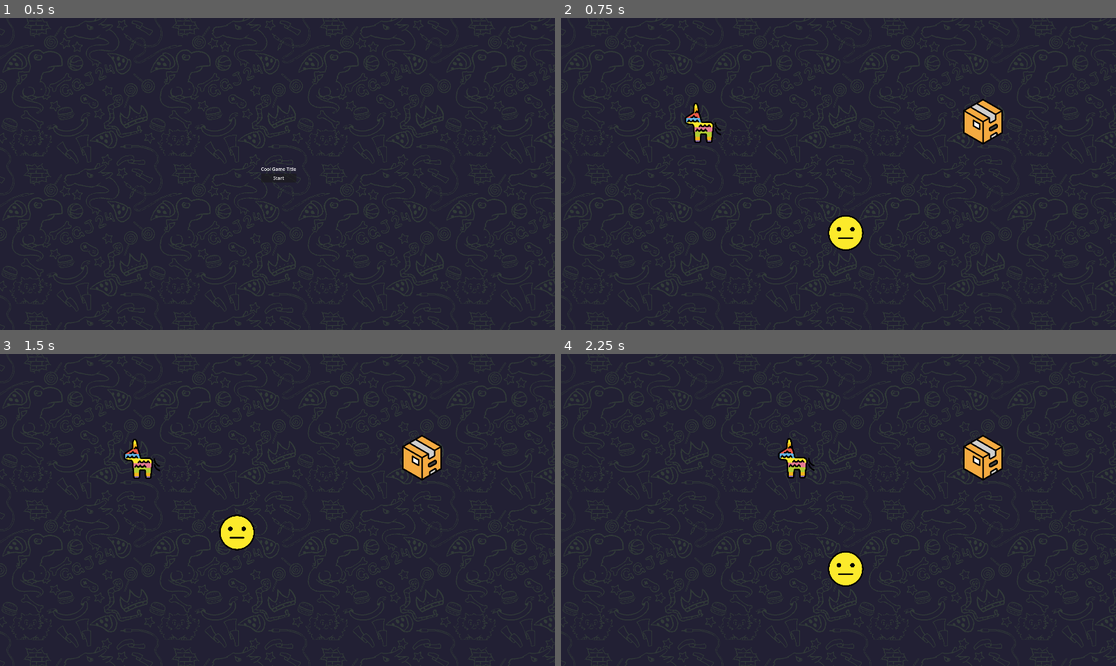
Above: before the commit, frames 1-4 (two rows, left to right).
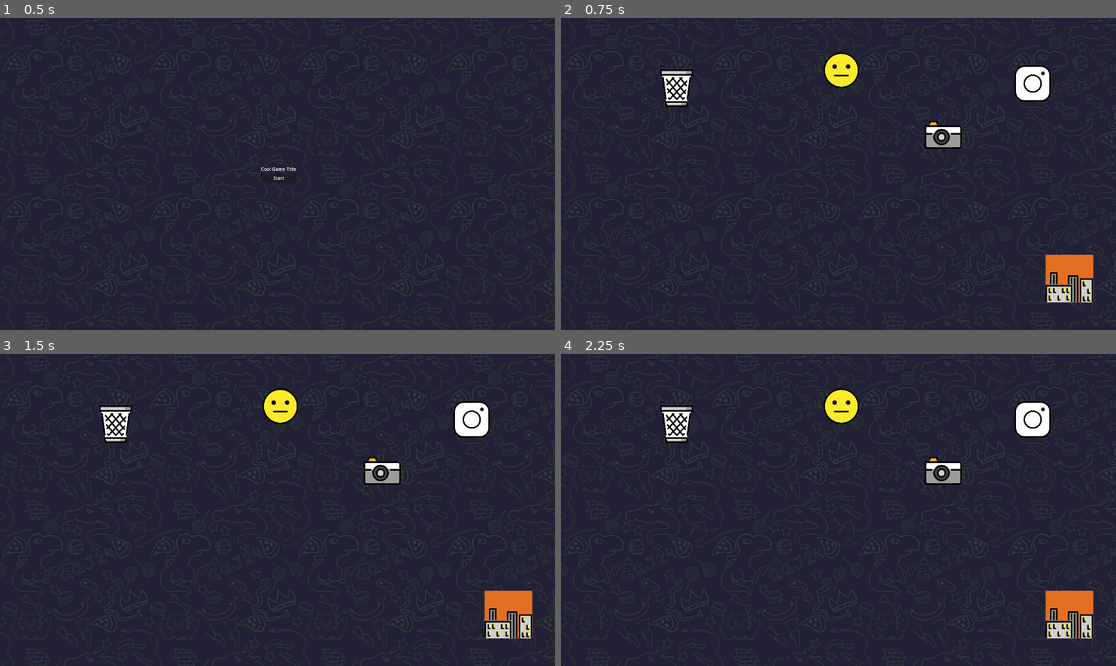
Above: after the commit, the same moments.

Repository: kothead/ggj24
Game: Godot game, scene res://Screens/TitleScreen.tscn
The game is run twice, just before and just after one commit, with the same random seed, the same clock (stepped at 60 frames per second) and the same inputs.
Inputs (mouse positions are in pixels of both pictures, inside the frame that each line leads up to):
- Up to frame 1 (0.5 s): no input
- Up to frame 2 (0.75 s): click "Start" at 0.5 s
- Up to frame 3 (1.5 s): tap Enter (Enter) at 1.25 s; drag from (283, 569) to (144, 460) at 1.27 s
- Up to frame 4 (2.25 s): tap R (Restart) at 2 s; drag from (705, 460) to (982, 456) at 2.02 s

Frame 1 is identical in both runs. In frame 2, 5.4% of the frame differs, in the area x 17-96%, y 10-92%; in frame 3, 5.4%; in frame 4, 5.4%.

Commit message:
Boar level

Diff:
--- a/Levels/ParentLevel.gd
+++ b/Levels/ParentLevel.gd
@@ -4,6 +4,8 @@
 signal level_completed
 
 var base_smile_packed = preload("res://Objects/BaseSmile.tscn")
+
+var animated_body
 
 var shakingBody
 var droppables: Array = []
@@ -116,3 +118,83 @@
 		tween.set_parallel(true)
 		tween.tween_property(new_smile, "scale", Vector2(0.3, 0.3), 0.1)
 		tween.tween_property(new_smile, "position", new_smile.position + Vector2(0, 200), 0.2).set_ease(Tween.EASE_OUT)
+
+
+func spawn_boar(bodies,
+				name1: String, del1: bool,
+				name2: String, del2: bool,
+				packed_smile):
+
+	var count = 0
+	var to_delete = []
+	var start_position
+	for body in bodies:
+		if body.tag == name1:
+			if del1:
+				to_delete.append(body)
+			count += 1
+			start_position = body.position
+		if body.tag == name2:
+			if del2:
+				to_delete.append(body)
+			count += 1
+
+	if count == 2:
+		for body in to_delete:
+			body.queue_free()
+
+		var new_smile = packed_smile.instantiate()
+		add_child(new_smile)
+		connect_signals(new_smile)
+
+		new_smile.set_position(start_position)
+		var new_position = start_position - Vector2(1920, 0)
+		var tween = create_tween()
+		tween.tween_property(new_smile, "scale", Vector2(0.35, 0.35), 0.1)
+		tween.tween_property(new_smile, "scale", Vector2(0.3, 0.3), 0.1)
+		tween.tween_property(new_smile, "position", new_position, 5).connect("finished", on_tween_finished)
+		animated_body = new_smile
+		return true
+
+	return false
+
+func on_tween_finished():
+	if animated_body:
+		animated_body.queue_free()
+		animated_body = null
+
+
+func spawn_item(bodies,
+				name1: String, del1: bool,
+				name2: String, del2: bool,
+				packed_smile):
+
+	var count = 0
+	var to_delete = []
+	var start_position
+	for body in bodies:
+		if body.tag == name1:
+			if del1:
+				to_delete.append(body)
+			count += 1
+			start_position = body.position
+		if body.tag == name2:
+			if del2:
+				to_delete.append(body)
+			count += 1
+
+	if count == 2:
+		for body in to_delete:
+			body.queue_free()
+
+		var new_smile = packed_smile.instantiate()
+		add_child(new_smile)
+		connect_signals(new_smile)
+
+		new_smile.set_position(start_position)
+		var tween = create_tween()
+		tween.tween_property(new_smile, "scale", Vector2(0.35, 0.35), 0.1)
+		tween.tween_property(new_smile, "scale", Vector2(0.3, 0.3), 0.1)
+		return true
+
+	return false
--- /dev/null
+++ b/Levels/SocialMediaLevel.gd
@@ -0,0 +1,26 @@
+extends Level
+
+var boarPacked = load("res://Objects/Boar.tscn")
+var picturePacked = load("res://Objects/Picture.tscn")
+var likePacked = load("res://Objects/Like.tscn")
+
+var smilyFacePacked = load("res://Objects/SmilyFace.tscn")
+var roflFacePacked = load("res://Objects/ROFLFace.tscn")
+
+var cityPicture = false
+var boarPicture = false
+
+func _on_base_smile_intersected(bodies: Array) -> void:
+	spawn_boar(bodies, "Cityscape", false, "WasteBasket", true, boarPacked)
+
+	if not cityPicture:
+		cityPicture = spawn_item(bodies, "Camera", false, "Cityscape", false, picturePacked)
+	if not boarPicture:
+		boarPicture = spawn_item(bodies, "Camera", false, "Boar", false, picturePacked)
+
+	spawn_item(bodies, "Picture", true, "Instagram", false, likePacked)
+
+	merge_smiles(bodies, ["PokerFace", "Like"], smilyFacePacked)
+
+	if merge_smiles(bodies, ["SmilyFace", "Like"], roflFacePacked):
+		level_completed.emit()
--- /dev/null
+++ b/Levels/SocialMediaLevel.tscn
@@ -0,0 +1,27 @@
+[gd_scene load_steps=8 format=3 uid="uid://177ur10pxdv7"]
+
+[ext_resource type="PackedScene" uid="uid://c633s7nk7hc4w" path="res://Levels/ParentLevel.tscn" id="1_wqu1r"]
+[ext_resource type="Script" path="res://Levels/SocialMediaLevel.gd" id="2_5r612"]
+[ext_resource type="PackedScene" uid="uid://d0omlgxofqlfv" path="res://Objects/Cityscape.tscn" id="3_pmp47"]
+[ext_resource type="PackedScene" uid="uid://dn2268j4upuik" path="res://Objects/WasteBasket.tscn" id="4_3w6hj"]
+[ext_resource type="PackedScene" uid="uid://dbx11xbaxje8s" path="res://Objects/Camera.tscn" id="5_1p1jh"]
+[ext_resource type="PackedScene" uid="uid://c8pivwbieungo" path="res://Objects/Instagram.tscn" id="6_3m2u4"]
+[ext_resource type="PackedScene" uid="uid://emck8rhwpv3t" path="res://Objects/PokerFace.tscn" id="7_1m5wp"]
+
+[node name="Level" instance=ExtResource("1_wqu1r")]
+script = ExtResource("2_5r612")
+
+[node name="Cityscape" parent="." index="2" instance=ExtResource("3_pmp47")]
+position = Vector2(1759, 902)
+
+[node name="WasteBasket" parent="." index="3" instance=ExtResource("4_3w6hj")]
+position = Vector2(400, 243)
+
+[node name="Camera" parent="." index="4" instance=ExtResource("5_1p1jh")]
+position = Vector2(1322, 408)
+
+[node name="BaseSmile" parent="." index="5" instance=ExtResource("6_3m2u4")]
+position = Vector2(1632, 227)
+
+[node name="PokerFace" parent="." index="6" instance=ExtResource("7_1m5wp")]
+position = Vector2(970, 181)
--- a/Objects/BaseSmile.gd
+++ b/Objects/BaseSmile.gd
@@ -21,10 +21,12 @@
 @export_file("*.png") var image_path: String
 
 @export var tag: String
+@export var can_move: bool = true
 
 signal intersected(bodies: Array)
 signal shaking(body: Node)
 signal stop_shaking(body: Node)
+
 
 func _ready() -> void:
 	scale = Vector2(0.3, 0.3)
@@ -37,6 +39,9 @@
 
 
 func process_shaking(delta: float, distance: float, speeds: Array):
+	if not can_move:
+		return
+
 	for i in range(len(speeds) - 1, -1, -1):
 		var speed = speeds[i]
 		speed[1] += delta
@@ -54,6 +59,9 @@
 
 
 func _physics_process(delta):
+	if not can_move:
+		return
+
 	if dragging:
 		if mouse_left_for > TIME_TO_DROP_WITHOUT_MOUSE:
 			on_drop()
@@ -84,6 +92,9 @@
 
 
 func _process(delta: float) -> void:
+	if not can_move:
+		return
+
 	if not mouse_on:
 		mouse_left_for += delta
 
@@ -91,11 +102,17 @@
 
 
 func _on_mouse_entered():
+	if not can_move:
+		return
+
 	mouse_on = true
 	mouse_left_for = 0
 
 
 func _on_mouse_exited():
+	if not can_move:
+		return
+
 	mouse_on = false
 
 
@@ -116,6 +133,9 @@
 
 
 func _on_input_event(viewport, event, shape_idx):
+	if not can_move:
+		return
+
 	if event is InputEventMouseButton:
 		if event.button_index == MOUSE_BUTTON_LEFT and event.pressed:
 			if not global.is_dragging:
--- a/Objects/Cityscape.tscn
+++ b/Objects/Cityscape.tscn
@@ -1,10 +1,25 @@
-[gd_scene load_steps=3 format=3 uid="uid://d0omlgxofqlfv"]
+[gd_scene load_steps=5 format=3 uid="uid://d0omlgxofqlfv"]
 
 [ext_resource type="PackedScene" uid="uid://b4go3ap0ka8qe" path="res://Objects/BaseSmile.tscn" id="1_dqhc5"]
 [ext_resource type="Texture2D" uid="uid://bug8rdhg2w5l7" path="res://Assets/Images/cityscape at dusk.png" id="2_i51ql"]
 
+[sub_resource type="RectangleShape2D" id="RectangleShape2D_ce8j7"]
+size = Vector2(543.333, 541.667)
+
+[sub_resource type="RectangleShape2D" id="RectangleShape2D_oyhtn"]
+size = Vector2(523.333, 526.667)
+
 [node name="BaseSmile" instance=ExtResource("1_dqhc5")]
 tag = "Cityscape"
+can_move = false
+
+[node name="CollisionShape2D" parent="." index="0"]
+position = Vector2(5, -5.83331)
+shape = SubResource("RectangleShape2D_ce8j7")
 
 [node name="Sprite2D" parent="." index="1"]
 texture = ExtResource("2_i51ql")
+
+[node name="CollisionShape2D" parent="Area2D" index="0"]
+position = Vector2(-5, 3.33333)
+shape = SubResource("RectangleShape2D_oyhtn")
--- /dev/null
+++ b/Objects/WasteBasket.tscn
@@ -0,0 +1,10 @@
+[gd_scene load_steps=3 format=3 uid="uid://dn2268j4upuik"]
+
+[ext_resource type="PackedScene" uid="uid://b4go3ap0ka8qe" path="res://Objects/BaseSmile.tscn" id="1_4wcfr"]
+[ext_resource type="Texture2D" uid="uid://rg5gf4us5hw2" path="res://Assets/Images/wastebasket.png" id="2_7354k"]
+
+[node name="BaseSmile" instance=ExtResource("1_4wcfr")]
+tag = "WasteBasket"
+
+[node name="Sprite2D" parent="." index="1"]
+texture = ExtResource("2_7354k")
--- a/Screens/GameScreen.gd
+++ b/Screens/GameScreen.gd
@@ -11,6 +11,7 @@
 var current_level: Node2D = null
 
 var levels: Array = [
+	preload("res://Levels/SocialMediaLevel.tscn"),
 	preload("res://Levels/DessertLevel.tscn"),
 	preload("res://Levels/HungryLevel.tscn"),
 	preload("res://Levels/Level.tscn"),
Not shown, changed: Assets/Images/wastebasket.png.import
